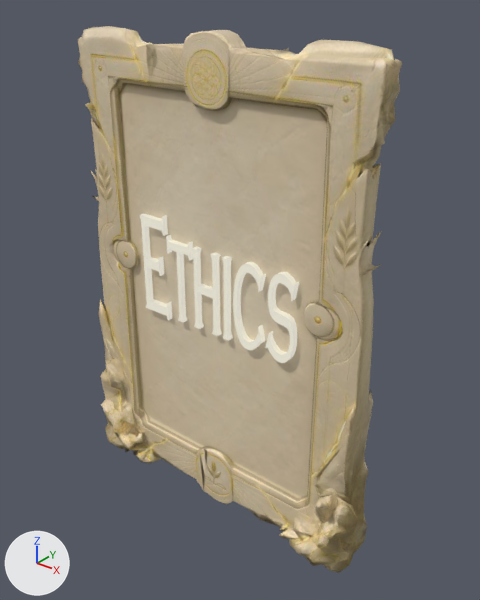
The glTF model public/glb/plaque_ethics.glb, before and after one commit.
Camera for both pictures: a 50 mm lens placed at (0.78, -0.905, 0.579), pointed at (0.034, 0.027, 0.001). Lighting does not change. The marker at lower left points along +X, +Y and +Z. The older version comes first. Where no turn or scale is listed for an object, it has been applied to the vertices.

In view in the first picture: 'Tekst', 'mesh_node'.
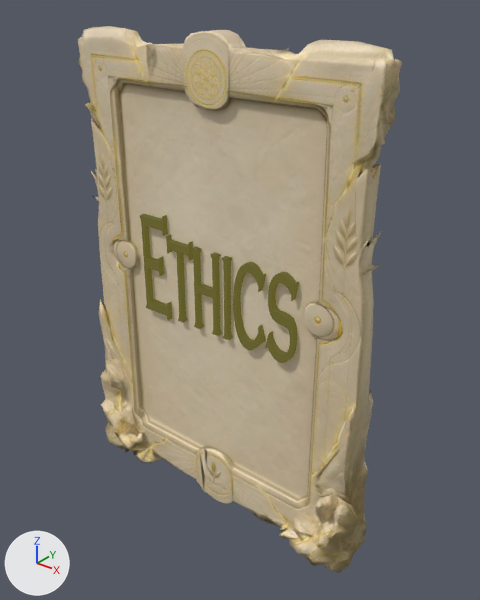
Boxes (x1, y1, x2, y2) around the edits, measured in the pictures (480 x 600 px):
'Tekst', recoloured, surface changed (white to dark yellow): (140, 214, 299, 363) in both

The change in detail:
Material 'Materiał' (mat_materiał) changes colour from beige #a69c6c to dark yellow #2d2b1d; in linear values from (0.38, 0.334, 0.15) to (0.0264, 0.0237, 0.0126).
In material 'Materiał' (mat_materiał), emission_strength goes from 0.5 to 1.0.
In material 'Materiał' (mat_materiał), emission_color is now set to (0.1, 0.0903, 0.00966), dark yellow #595519.
